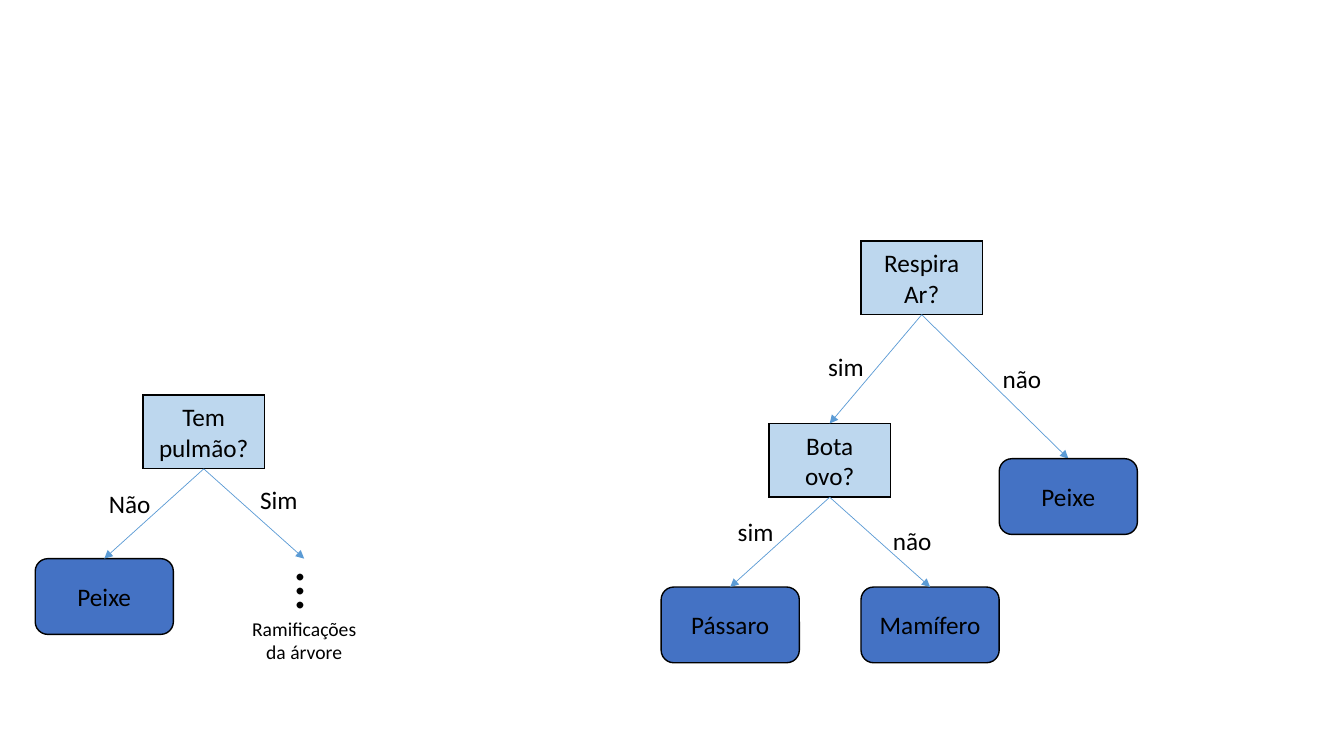
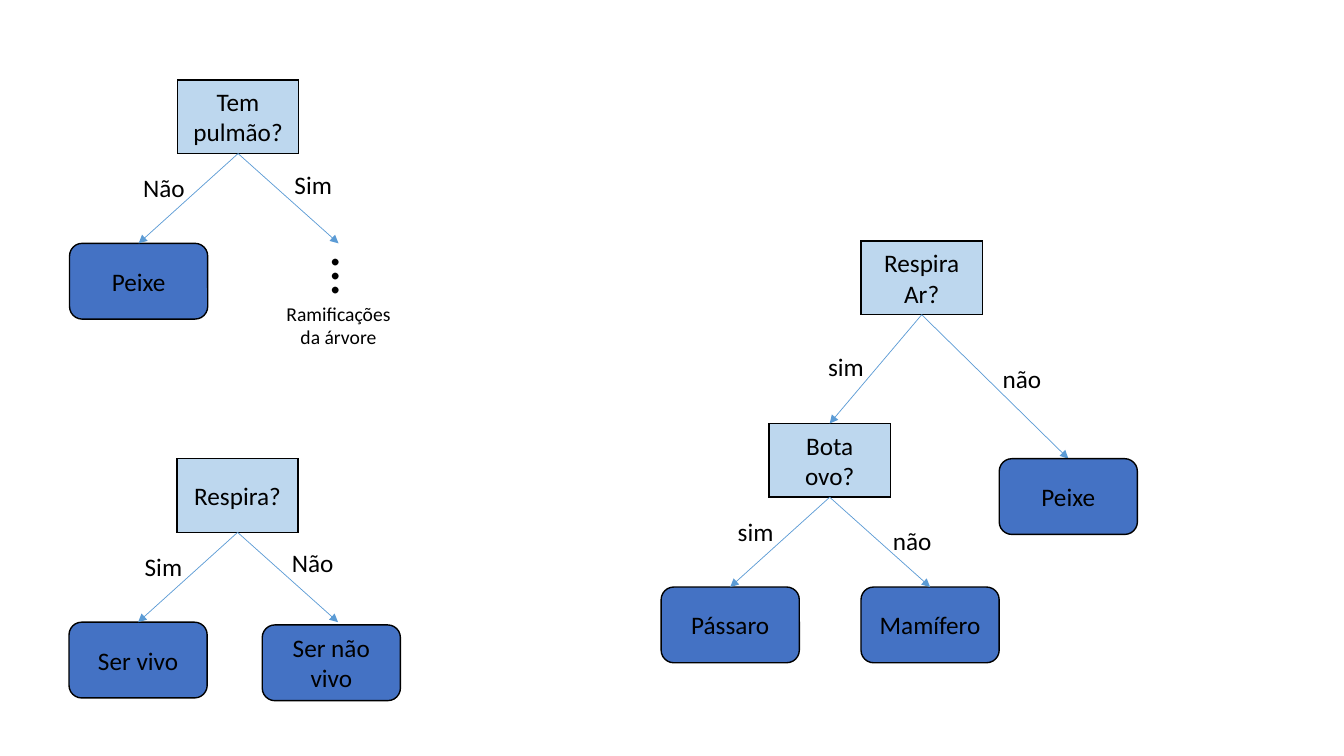
Before and after one commit to zz4fap/c24_inteligencia_artificial, a slide deck: slide 72 of slides/C24_Árvores_de_decisão.pptx (slide 81 before the commit). Drawn at 1344x756 pixels with LibreOffice and Linux fonts; fonts in the diff are those of the drawing. Boxes give left, top, right and bottom in pixels: in the first picture for what was removed or moved away, otherwise in the second. Text is boxed around its words. In the diff, an @@ line names an element or a change of style, - is before the commit and + after.

```diff
--- a/slides/C24_Árvores_de_decisão.pptx
+++ b/slides/C24_Árvores_de_decisão.pptx
@@ 4 texts, 2 arrows, 1 rectangle, 1 rounded rectangle: place and size @@
-4 texts, 2 arrows, 1 rectangle, 1 rounded rectangle at <box>35,395,359,662</box>
+4 texts, 2 arrows, 1 rectangle, 1 rounded rectangle at <box>70,80,393,347</box>
@@ group added at <box>70,459,400,701</box>: 2 rounded rectangles, 2 arrows, 2 texts, 1 rectangle @@
+Respira?
+Ser vivo
+Sim
+Não
+Ser não vivo
```
Also in this commit, not shown: 15 other slides changed, 2 slides added, 11 slides removed.
